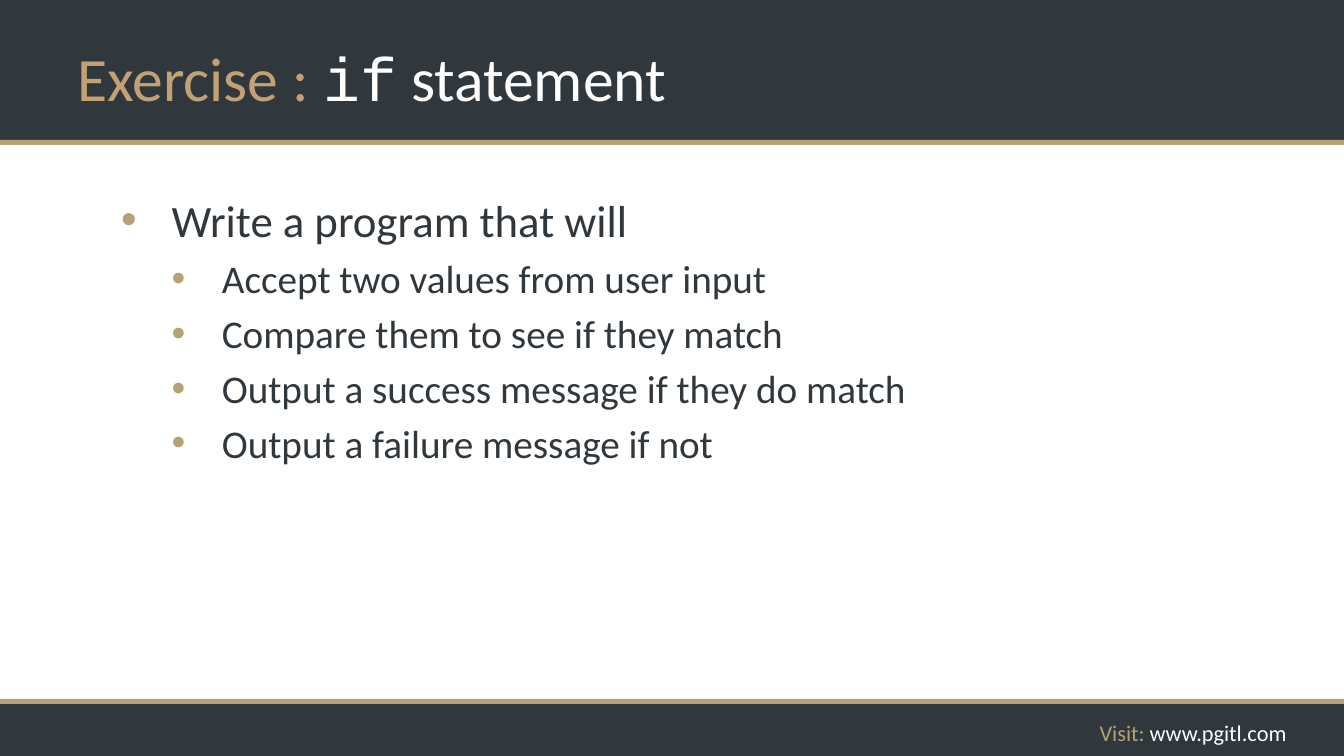
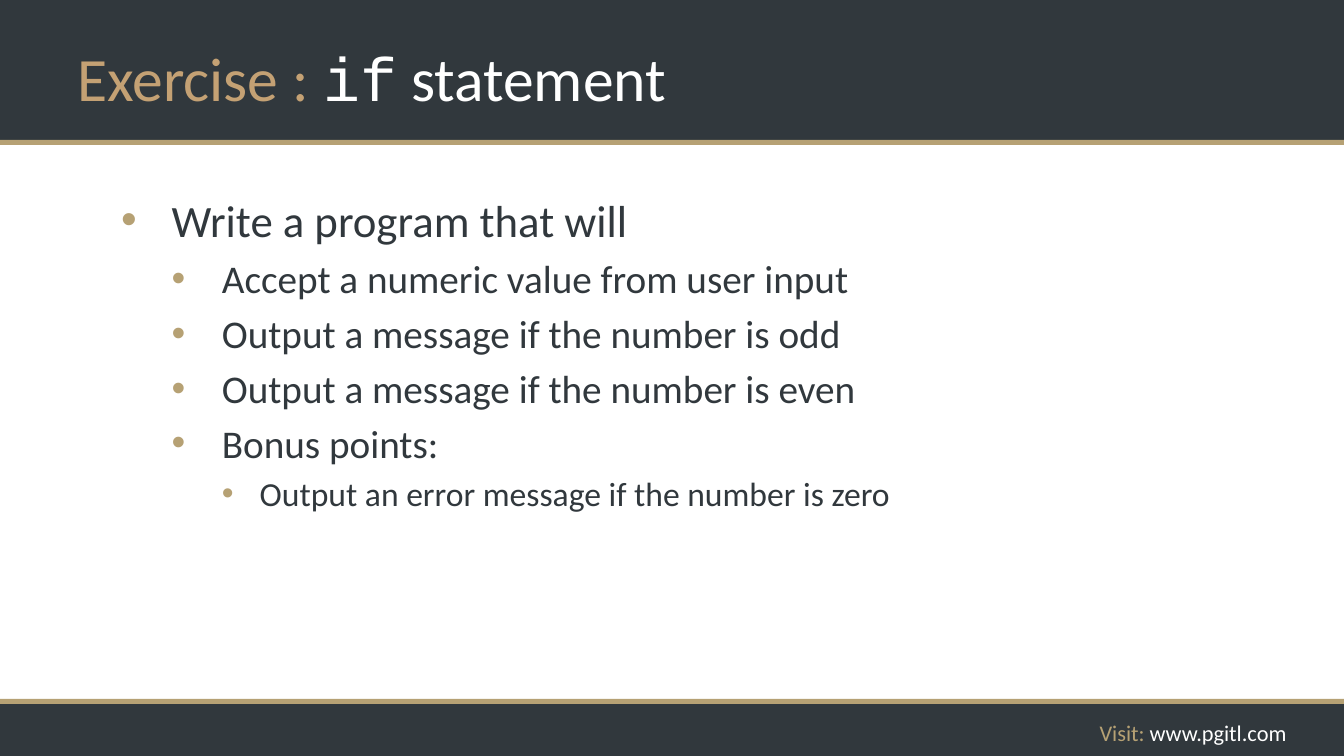
Before and after one commit to rikkouri/project-a, a slide deck: slide 97 of Programming Foundations.pptx. Drawn at 1344x756 pixels with LibreOffice and Linux fonts; fonts in the diff are those of the drawing; background and template pictures are left out. Boxes give left, top, right and bottom in pixels: in the first picture for what was removed or moved away, otherwise in the second. Text is boxed around its words. In the diff, an @@ line names an element or a change of style, - is before the commit and + after.

```diff
--- a/Programming Foundations.pptx
+++ b/Programming Foundations.pptx
@@ text at box(222, 265, 890, 512): text changed @@
-  • Accept two values from user input
-  • Compare them to see if they match
-  • Output a success message if they do match
-  • Output a failure message if not
+  • Accept a numeric value from user input
+  • Output a message if the number is odd
+  • Output a message if the number is even
+  • Bonus points:
+    • Output an error message if the number is zero
```
Also in this commit, not shown: 5 other slides changed, 1 slide added, 1 slide removed.
